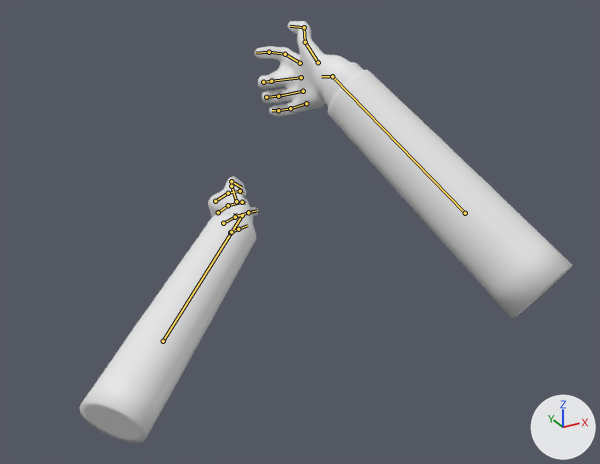
The glTF model game/assets/weapons/relay_ar/relay_ar_arms.glb, before and after one commit.
Rendered twice from a camera (50 mm lens) standing at (-0.552, -1.048, 0.228) and looking at (-0.049, -0.134, -0.229). The lights are fixed; the arrows at lower right show +X, +Y and +Z. The older version comes first. Both versions are drawn at frame 12 of the action 'reload'; the numbers are the values there. The bones that bend it are drawn over the model as lines.

Objects in the first picture: 'arms.001'.
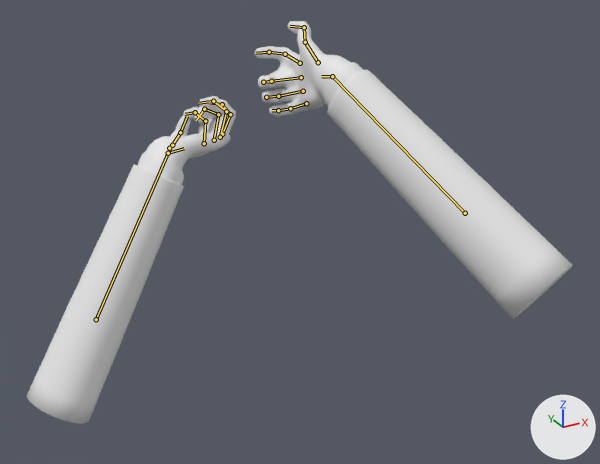
Pixel boxes [x1, y1, x2, y2] of what changed, in the pictures (600 x 464 px):
'arms.001', posed (11% wider)
    before: [79, 21, 572, 443]
    after: [27, 21, 572, 424]
bone 'L_forearm', root to tip
    before: (163, 341) to (242, 215)
    after: (96, 319) to (168, 153)
bone 'L_hand', root to tip
    before: (242, 215) to (233, 214)
    after: (168, 153) to (184, 148)
bone 'L_index_1', root to tip
    before: (215, 201) to (228, 193)
    after: (204, 143) to (205, 121)
bone 'L_index_2', root to tip
    before: (228, 193) to (240, 191)
    after: (205, 121) to (195, 112)
bone 'L_middle_1', root to tip
    before: (218, 212) to (228, 205)
    after: (214, 140) to (218, 114)
bone 'L_middle_2', root to tip
    before: (228, 205) to (242, 202)
    after: (218, 114) to (204, 109)
bone 'L_middle_3', root to tip
    before: (242, 202) to (245, 203)
    after: (204, 109) to (196, 120)
bone 'L_pinky_1', root to tip
    before: (230, 232) to (231, 232)
    after: (222, 134) to (230, 114)
bone 'L_pinky_2', root to tip
    before: (231, 232) to (238, 229)
    after: (230, 114) to (222, 104)
bone 'L_pinky_3', root to tip
    before: (238, 229) to (247, 225)
    after: (222, 104) to (209, 102)
bone 'L_ring_1', root to tip
    before: (223, 223) to (235, 217)
    after: (220, 137) to (226, 111)
bone 'L_ring_3', root to tip
    before: (248, 212) to (257, 210)
    after: (213, 101) to (198, 103)
bone 'L_thumb_1', root to tip
    before: (236, 201) to (231, 186)
    after: (169, 148) to (172, 145)
bone 'L_thumb_2', root to tip
    before: (231, 186) to (231, 181)
    after: (172, 145) to (180, 132)

What the commit changed:
Bone 'L_forearm' (bone_l_forearm) moves from (-0.284, -0.283, 0.056) to (-0.183, -0.281, 0.013).
Bone 'L_forearm' (bone_l_forearm) turns from (17, 1, -5) to (-15, 2, 16) degrees about its own x, y and z.
Bone 'L_hand' (bone_l_hand) turns from (108, 79, 24) to (47, -17, -46) degrees about its own x, y and z.
Bone 'L_index_1' (bone_l_index_1) turns from (-28, 0, 0) to (-24, 0, -6) degrees about its own x, y and z.
Bone 'L_index_2' (bone_l_index_2) turns from (-33, 0, 0) to (-28, 0, 0) degrees about its own x, y and z.
Bone 'L_middle_1' (bone_l_middle_1) turns from (-19, 0, 0) to (-25, 0, -1) degrees about its own x, y and z.
Bone 'L_middle_2' (bone_l_middle_2) turns from (-23, 0, 0) to (-30, 0, 0) degrees about its own x, y and z.
Bone 'L_middle_3' (bone_l_middle_3) turns from (-15, 0, 0) to (-20, 0, 0) degrees about its own x, y and z.
Bone 'L_pinky_1' (bone_l_pinky_1) turns from (2, 0, 0) to (-22, 0, 10) degrees about its own x, y and z.
Bone 'L_pinky_2' (bone_l_pinky_2) turns from (1, 0, 0) to (-27, 0, 0) degrees about its own x, y and z.
Bone 'L_pinky_3' (bone_l_pinky_3) turns from (-52, 0, 0) to (-17, 0, 0) degrees about its own x, y and z.
Bone 'L_ring_1' (bone_l_ring_1) turns from (-17, 0, 0) to (-19, 0, 5) degrees about its own x, y and z.
Bone 'L_ring_3' (bone_l_ring_3) turns from (-14, 0, 0) to (-15, 0, 0) degrees about its own x, y and z.
Bone 'L_thumb_1' (bone_l_thumb_1) turns from (-17, 0, 0) to (-1, 0, 0) degrees about its own x, y and z.
Bone 'L_thumb_2' (bone_l_thumb_2) turns from (-36, 0, 0) to (-60, 0, 0) degrees about its own x, y and z.
